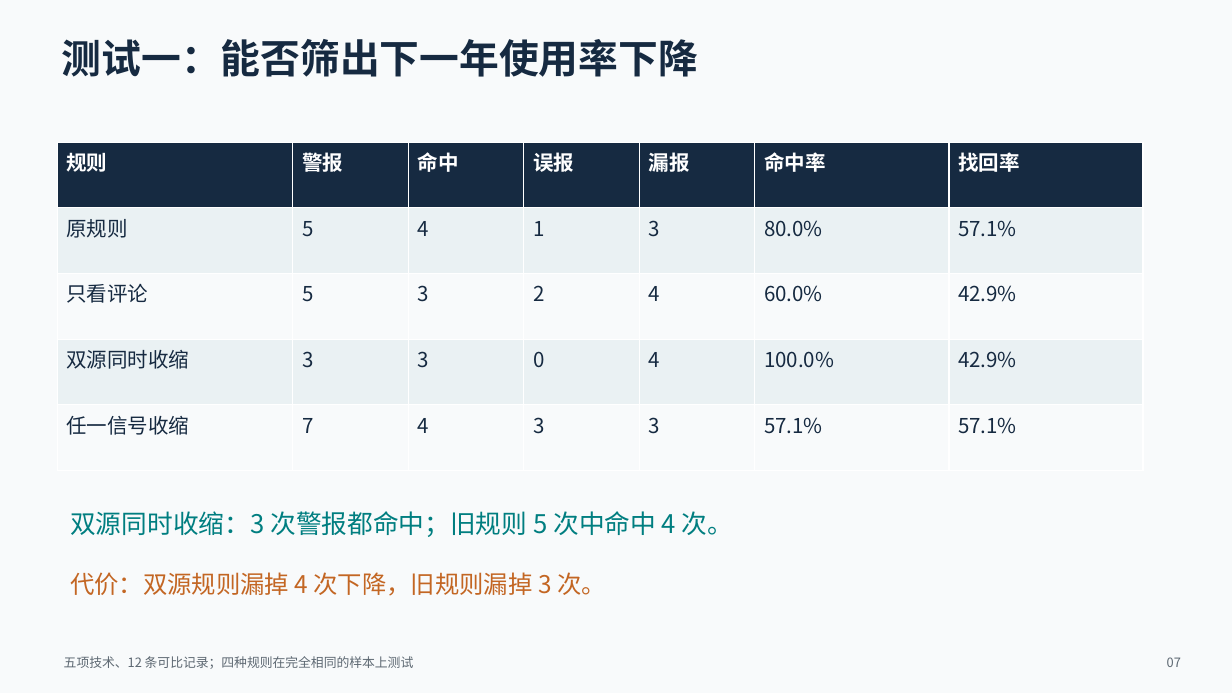
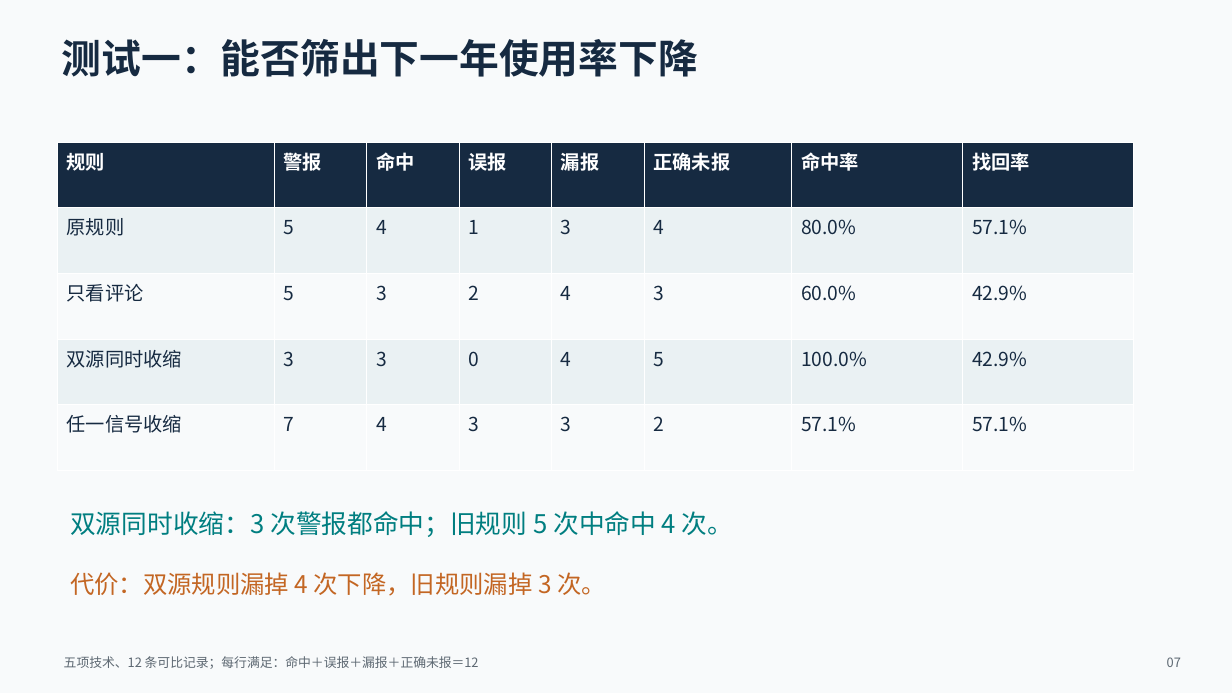
Before and after one commit to NTenthusiast/opensource-adoption-prediction, a slide deck: slide 7 of 组会汇报_2026-09-26/组会汇报_三维动态预警升级版.pptx. Drawn at 1232x693 pixels with LibreOffice and Linux fonts; fonts in the diff are those of the drawing. Boxes give left, top, right and bottom in pixels: in the first picture for what was removed or moved away, otherwise in the second. Text is boxed around its words. In the diff, an @@ line names an element or a change of style, - is before the commit and + after.

Commit message:
澄清双源回测记录数与表格口径

```diff
--- a/组会汇报_2026-09-26/组会汇报_三维动态预警升级版.pptx
+++ b/组会汇报_2026-09-26/组会汇报_三维动态预警升级版.pptx
@@ table at [57, 142, 1134, 470] @@
+column 6: 正确未报 | 4 | 3 | 5 | 2
@@ table: place and size @@
-table at [57, 142, 1143, 470]
+table at [57, 142, 1134, 470]
@@ text at [64, 656, 479, 669]: text changed @@
-五项技术、12 条可比记录；四种规则在完全相同的样本上测试
+五项技术、12 条可比记录；每行满足：命中＋误报＋漏报＋正确未报＝12
```
Also in this commit, not shown: 2 other slides changed, 2 other files.
